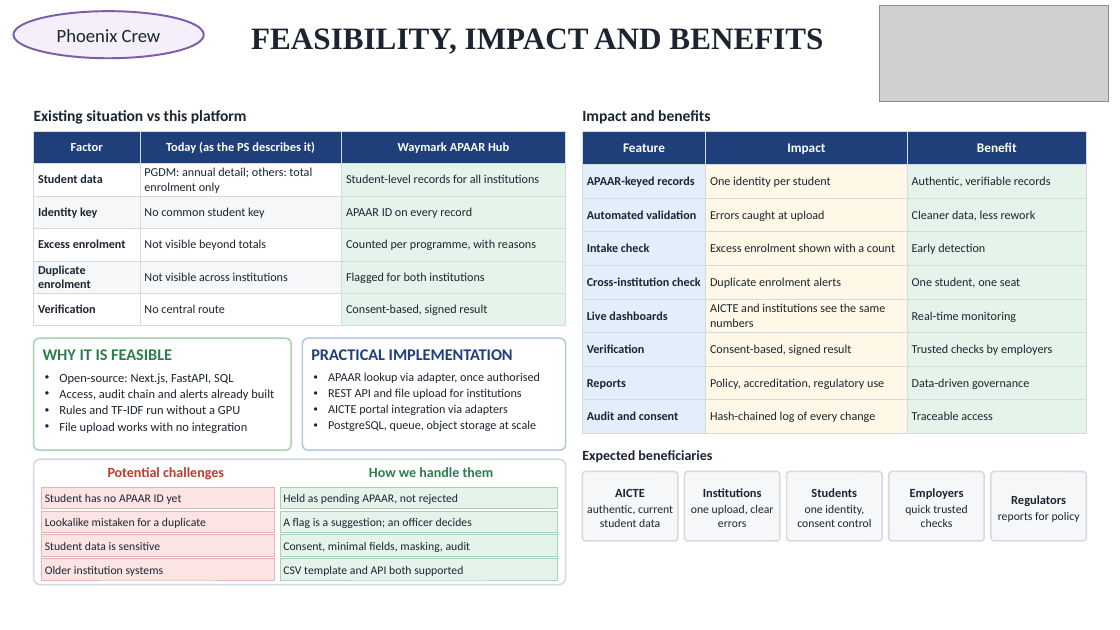
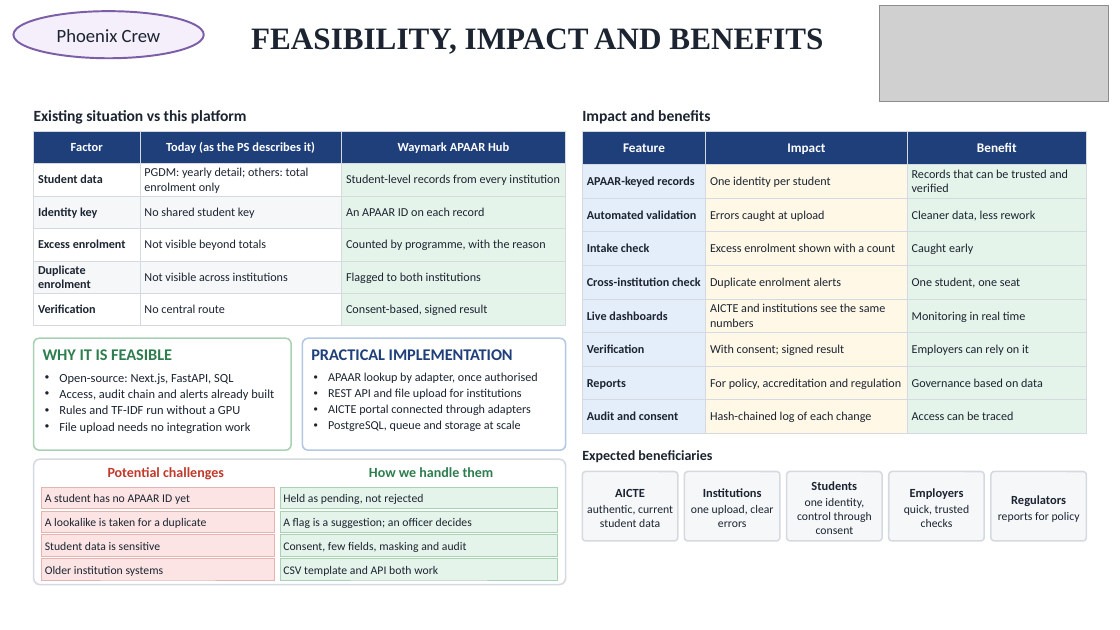
Before and after one commit to Karunesh-18/SIH-AICTE-APAAR, a slide deck: slide 5 of Waymark APAAR SIH 2026 - 6pg.pptx. Drawn at 1120x630 pixels with LibreOffice and Linux fonts; fonts in the diff are those of the drawing; grey boxes stand for pictures. Boxes give left, top, right and bottom in pixels: in the first picture for what was removed or moved away, otherwise in the second. Text is boxed around its words. In the diff, an @@ line names an element or a change of style, - is before the commit and + after.

```diff
--- a/Waymark APAAR SIH 2026 - 6pg.pptx
+++ b/Waymark APAAR SIH 2026 - 6pg.pptx
@@ table at [34,131,566,326] @@
-row 2, column 2: PGDM: annual detail; others: total enrolment only
+row 2, column 2: PGDM: yearly detail; others: total enrolment only
-row 2, column 3: Student-level records for all institutions
+row 2, column 3: Student-level records from every institution
-row 3, column 2: No common student key
+row 3, column 2: No shared student key
-row 3, column 3: APAAR ID on every record
+row 3, column 3: An APAAR ID on each record
-row 4, column 3: Counted per programme, with reasons
+row 4, column 3: Counted by programme, with the reason
-row 5, column 3: Flagged for both institutions
+row 5, column 3: Flagged to both institutions
@@ table at [582,131,1086,433] @@
-row 2, column 3: Authentic, verifiable records
+row 2, column 3: Records that can be trusted and verified
-row 4, column 3: Early detection
+row 4, column 3: Caught early
-row 6, column 3: Real-time monitoring
+row 6, column 3: Monitoring in real time
-row 7, column 2: Consent-based, signed result
+row 7, column 2: With consent; signed result
-row 7, column 3: Trusted checks by employers
+row 7, column 3: Employers can rely on it
-row 8, column 2: Policy, accreditation, regulatory use
+row 8, column 2: For policy, accreditation and regulation
-row 8, column 3: Data-driven governance
+row 8, column 3: Governance based on data
-row 9, column 2: Hash-chained log of every change
+row 9, column 2: Hash-chained log of each change
-row 9, column 3: Traceable access
+row 9, column 3: Access can be traced
@@ text at [328,372,538,383]: text changed @@
-• APAAR lookup via adapter, once authorised
+• APAAR lookup by adapter, once authorised
@@ text at [328,404,531,431]: text changed @@
-• AICTE portal integration via adapters
-• PostgreSQL, queue, object storage at scale
+• AICTE portal connected through adapters
+• PostgreSQL, queue and storage at scale
@@ text at [59,422,250,433]: text changed @@
-• File upload works with no integration
+• File upload needs no integration work
@@ text at [45,494,190,504]: text changed @@
-Student has no APAAR ID yet
+A student has no APAAR ID yet
@@ text at [283,494,423,504]: text changed @@
-Held as pending APAAR, not rejected
+Held as pending, not rejected
@@ text at [797,498,872,534]: text changed @@
-one identity, consent control
+one identity, control through consent
@@ text at [904,505,969,527]: text changed @@
-quick trusted checks
+quick, trusted checks
@@ text at [45,518,207,528]: text changed @@
-Lookalike mistaken for a duplicate
+A lookalike is taken for a duplicate
@@ text at [283,566,438,576]: text changed @@
-CSV template and API both supported
+CSV template and API both work
@@ text at [283,542,467,552]: text changed @@
-Consent, minimal fields, masking, audit
+Consent, few fields, masking and audit
```
Also in this commit, not shown: 4 other slides changed, 2 other files.
